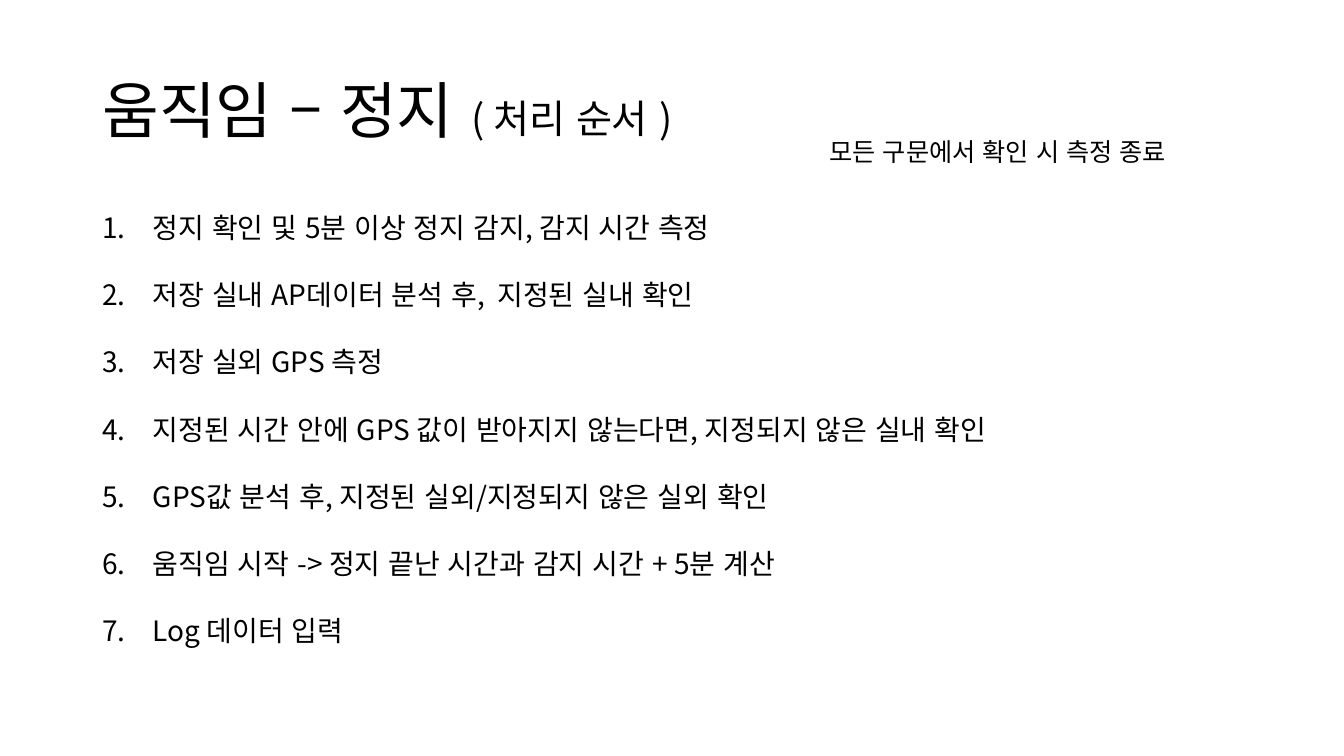
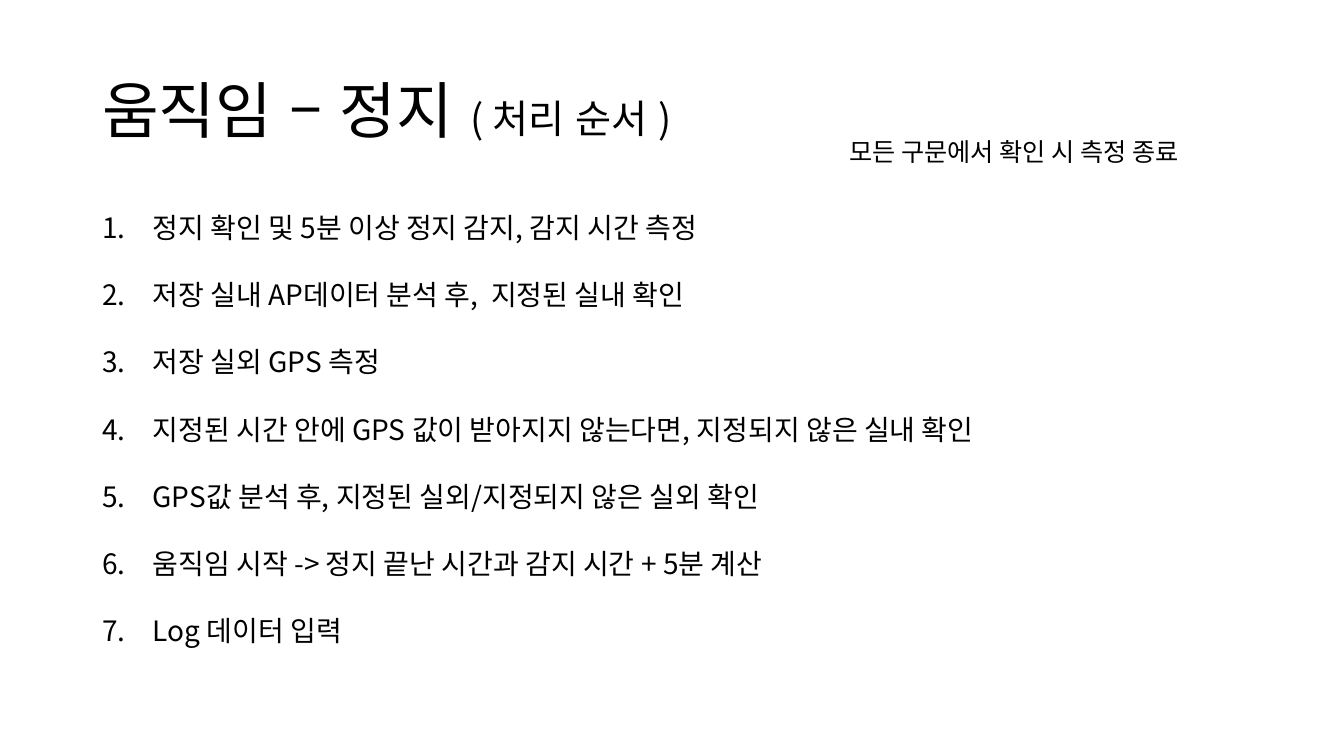
Before and after one commit to munu2635/personal, a slide deck: slide 18 of team7_msp2018_project.pptx. Drawn at 1344x756 pixels with LibreOffice and Linux fonts; fonts in the diff are those of the drawing. Boxes give left, top, right and bottom in pixels: in the first picture for what was removed or moved away, otherwise in the second. Text is boxed around its words. In the diff, an @@ line names an element or a change of style, - is before the commit and + after.

```diff
--- a/team7_msp2018_project.pptx
+++ b/team7_msp2018_project.pptx
@@ text "모든 구문에서 확인 시 측정 ..." rewrapped from [830,140,1166,163] to [849,140,1179,163] @@
@@ text "정지 확인 및 5분 이상 ..." rewrapped from [153,214,987,648] to [153,214,974,648] @@
```
Also in this commit, not shown: 14 other slides changed.
